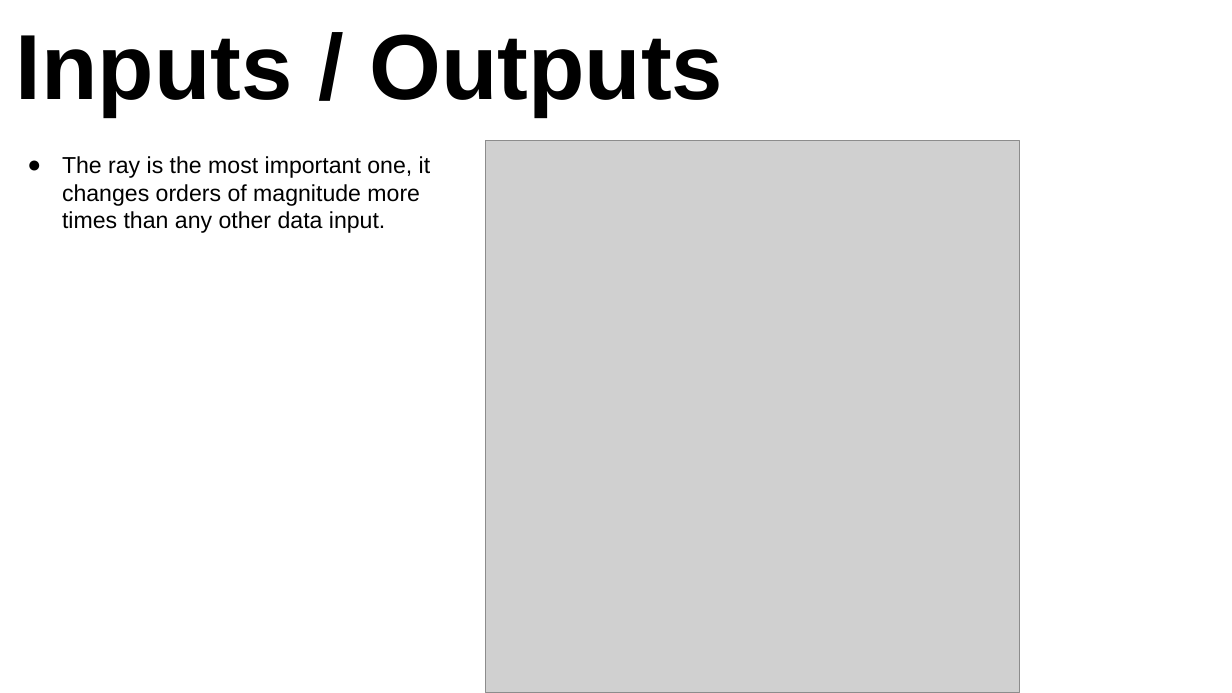
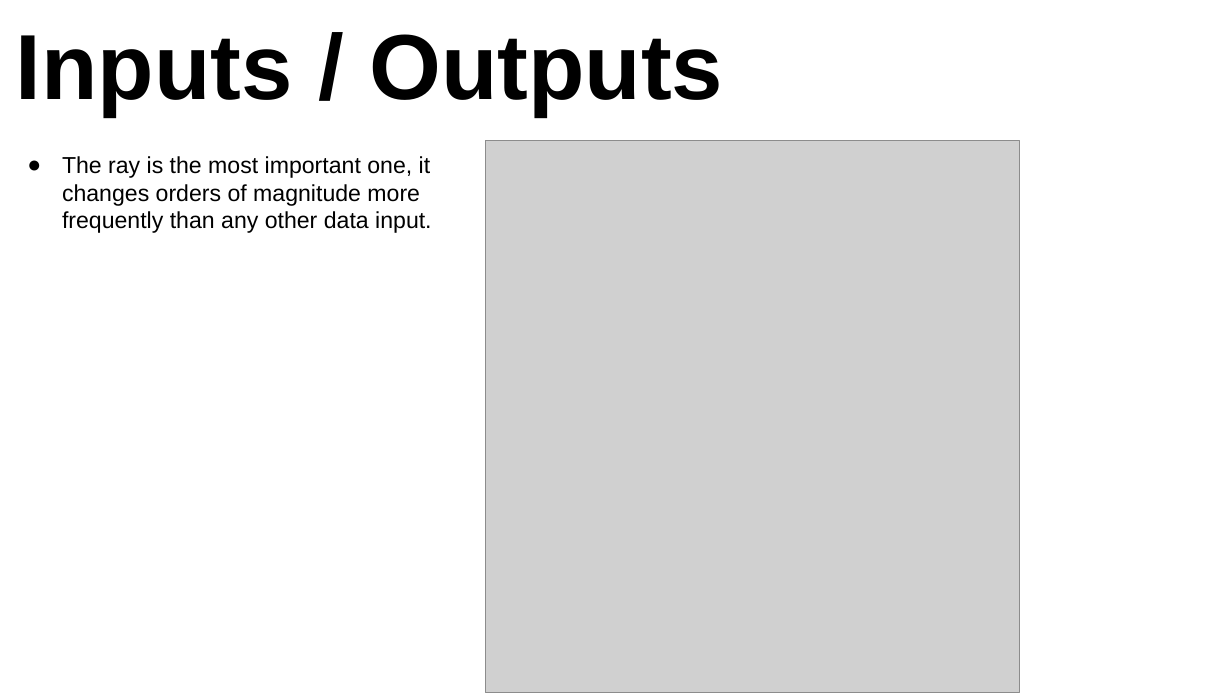
Before and after one commit to oridaniel09/nnproject, a slide deck: slide 66 of Final Presentation - NN Project.pptx (slide 65 before the commit). Drawn at 1232x693 pixels with LibreOffice and Linux fonts; fonts in the diff are those of the drawing; grey boxes stand for pictures. Boxes give left, top, right and bottom in pixels: in the first picture for what was removed or moved away, otherwise in the second. Text is boxed around its words. In the diff, an @@ line names an element or a change of style, - is before the commit and + after.

```diff
--- a/Final Presentation - NN Project.pptx
+++ b/Final Presentation - NN Project.pptx
@@ text at bbox=[62, 156, 431, 233]: text changed @@
-● The ray is the most important one, it changes orders of magnitude more times than any other data input.
+● The ray is the most important one, it changes orders of magnitude more frequently than any other data input.
```
Also in this commit, not shown: 11 other slides changed, 1 slide added.
